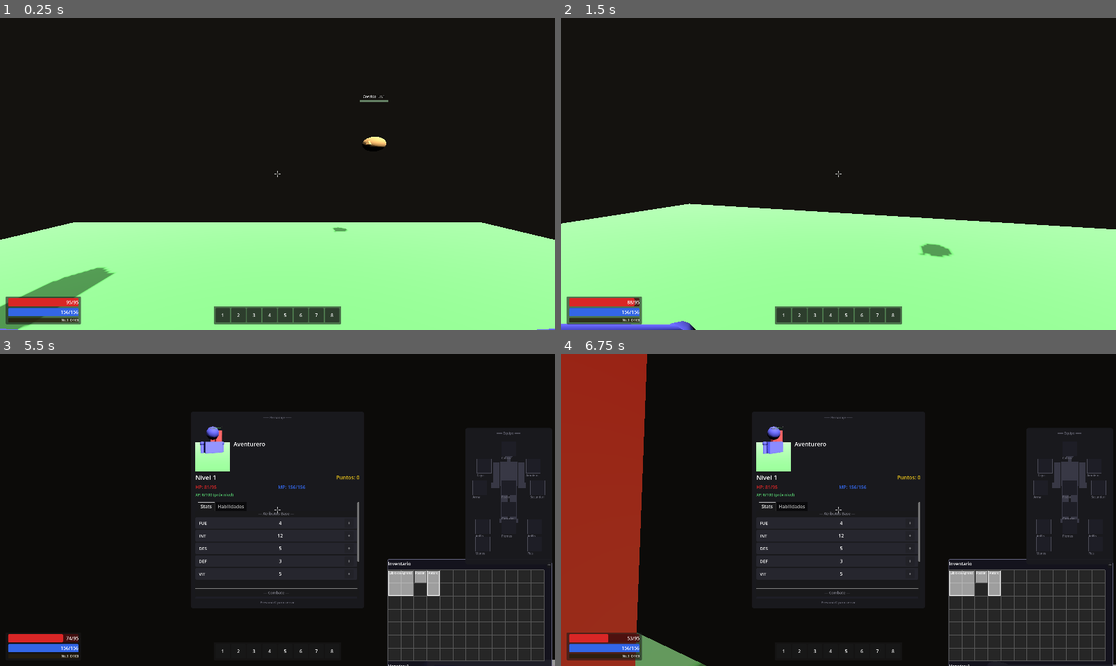
Above: before the commit, frames 1-4 (two rows, left to right).
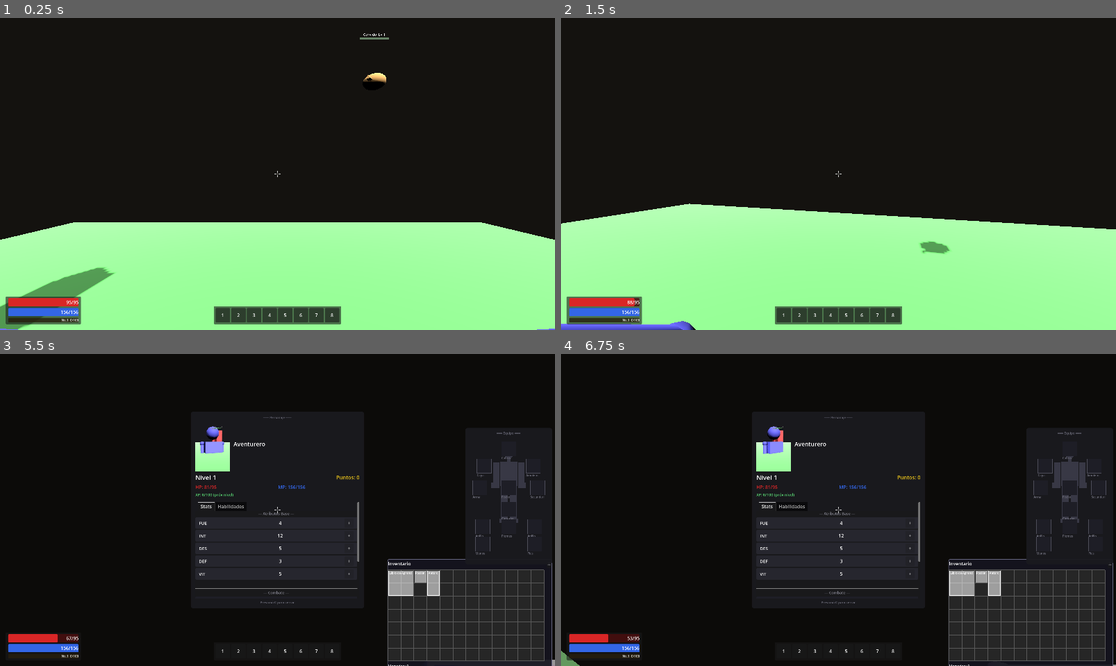
Above: after the commit, the same moments.

Repository: Jouyancito/another-game-of-dungeon
Game: Godot game, scene res://scenes/main/main.tscn
Same seed, same stepped clock (60 frames per second), same inputs: the game is played once before the commit and once after it. This scene is started directly instead of the project's main scene.
Inputs (mouse positions are in pixels of both pictures, inside the frame that each line leads up to):
- Up to frame 1 (0.25 s): no input
- Up to frame 2 (1.5 s): tap Enter at 0.5 s; move the mouse to (866, 174) at 0.52 s; hold Ctrl (crouch) 0.53-1.28 s; hold W (move_forward) from 0.53 s (still down); click (866, 174) at 0.67 s; tap Space (jump) at 0.77 s; move the mouse to (810, 174) at 1.27 s; tap E (interact) at 1.35 s
- Up to frame 3 (5.5 s): tap Space (jump) at 1.52, 3.02, 3.77, 4.52 s; move the mouse to (288, 503) at 2.02 s; hold Shift (sprint) 2.03-2.78 s; move the mouse to (271, 516) at 2.77 s; tap F (toggle_torch) at 2.85 s; click (271, 516) at 2.92 s; move the mouse to (316, 513) at 3.52 s; tap R at 3.6 s; move the mouse to (233, 506) at 4.27 s; tap C at 4.35 s; move the mouse to (277, 510) at 5.02 s; release W (move_forward) at 5.03 s; hold S (move_backward) from 5.03 s (still down); tap Tab at 5.1 s; click (277, 510) at 5.17 s
- Up to frame 4 (6.75 s): release S (move_backward) at 5.75 s; drag from (1071, 497) to (727, 525) at 5.77 s; move the mouse to (960, 494) at 6.52 s; hold W (move_forward) from 6.53 s (still down); hold Ctrl (crouch) from 6.53 s (still down)

The runs differ from the first frame. In frame 1, 0.3% of the frame differs, in the area x 59-71%, y 4-69%; in frame 2, 0.1%; in frame 3, less than 0.1%; in frame 4, 14%, in the area x 0-41%, y 0-100%.

Commit message:
fix: bird flies relative to local ground, not absolute world Y
Antes: fly_height = 3.0 era un Y absoluto del mundo. En terreno con
lomas o zonas elevadas, el ave quedaba ENTERRADA bajo el piso porque
fly_height < ground_y local.

Ahora: fly_altitude (renombrado) es una altura RELATIVA al suelo.
Cada vez que el ave calcula un target de vuelo (spawn, wander pick,
circling), raycastea hacia abajo para encontrar el piso local y
vuela a ground_y + fly_altitude.

Cambios:
- fly_height → fly_altitude (semántica clara)
- _current_fly_y: Y absoluto calculado dinámicamente
- _update_fly_y_at(pos): raycast down helper, actualiza _current_fly_y
- Llamado en: _on_enemy_ready, _pick_wander_target, CIRCLING update
- Todos los usos de fly_height reemplazados por _current_fly_y

Reportado: ave vista bajo tierra moviéndose en la pradera.

Diff:
--- a/game/scenes/enemy/bird.gd
+++ b/game/scenes/enemy/bird.gd
@@ -5,7 +5,7 @@
 ## Ataque en picada: baja, pega, sube de vuelta.
 
 # Vuelo
-@export var fly_height := 3.0
+@export var fly_altitude := 3.0  # altura RELATIVA al suelo local (no Y absoluto)
 @export var wander_radius := 8.0
 @export var wander_interval := 3.0
 @export var dive_speed := 8.0
@@ -22,22 +22,44 @@
 var circle_angle := 0.0
 var dive_cooldown := 0.0
 
+# Y absoluto al que debe apuntar el ave en vuelo (calculado por raycast al suelo)
+var _current_fly_y := 0.0
+
 
 func _on_enemy_ready() -> void:
 	enemy_type = "bird"
 	default_color = Color(0.6, 0.45, 0.25)
 	spawn_position = global_position
-	spawn_position.y = fly_height
-	global_position.y = fly_height
+	_update_fly_y_at(global_position)
+	spawn_position.y = _current_fly_y
+	global_position.y = _current_fly_y
 	_pick_wander_target()
+
+
+## Raycast hacia abajo para calcular a qué Y absoluto debe volar el ave
+## sobre el terreno en `pos` (fly_altitude metros arriba del piso local).
+func _update_fly_y_at(pos: Vector3) -> void:
+	var space := get_world_3d().direct_space_state
+	if space == null:
+		_current_fly_y = pos.y + fly_altitude
+		return
+	var ray_from := Vector3(pos.x, pos.y + 100.0, pos.z)
+	var ray_to := Vector3(pos.x, pos.y - 100.0, pos.z)
+	var query := PhysicsRayQueryParameters3D.create(ray_from, ray_to)
+	query.collision_mask = 1  # Layer World
+	var hit := space.intersect_ray(query)
+	if hit.is_empty():
+		_current_fly_y = pos.y + fly_altitude
+	else:
+		_current_fly_y = hit.position.y + fly_altitude
 
 
 func _apply_gravity(_delta: float) -> void:
 	# Solo mantener altura en idle y circling
 	if state == BirdState.IDLE or state == BirdState.CIRCLING:
-		velocity.y = (fly_height - global_position.y) * 3.0
+		velocity.y = (_current_fly_y - global_position.y) * 3.0
 	elif state == BirdState.RETREATING:
-		velocity.y = (fly_height - global_position.y) * 5.0
+		velocity.y = (_current_fly_y - global_position.y) * 5.0
 
 
 func _should_pursue(distance: float) -> bool:
@@ -50,7 +72,7 @@
 func _idle_behavior(delta: float) -> void:
 	if state == BirdState.RETREATING:
 		# Subiendo después de un picotazo — volver a circling cuando llega arriba
-		if global_position.y >= fly_height - 0.3:
+		if global_position.y >= _current_fly_y - 0.3:
 			state = BirdState.CIRCLING if is_provoked else BirdState.IDLE
 		velocity.x = move_toward(velocity.x, 0.0, speed * delta * 3.0)
 		velocity.z = move_toward(velocity.z, 0.0, speed * delta * 3.0)
@@ -94,14 +116,15 @@
 			)
 
 		BirdState.CIRCLING:
-			# Circular alrededor del jugador a fly_height
+			# Circular alrededor del jugador a altura sobre el suelo local
 			circle_angle += circle_speed * delta
 			var target_pos = target.global_position + Vector3(
 				cos(circle_angle) * circle_radius,
 				0,
 				sin(circle_angle) * circle_radius
 			)
-			target_pos.y = fly_height
+			_update_fly_y_at(target_pos)
+			target_pos.y = _current_fly_y
 
 			var direction = (target_pos - global_position).normalized()
 			velocity.x = direction.x * speed
@@ -139,7 +162,10 @@
 	var angle = randf() * TAU
 	var dist = randf_range(2.0, wander_radius)
 	wander_target = spawn_position + Vector3(cos(angle) * dist, 0, sin(angle) * dist)
-	wander_target.y = fly_height
+	# Recalcular el fly Y para el NUEVO target según el suelo de esa posición
+	# (así el ave no queda enterrada si el terreno cambia de altura)
+	_update_fly_y_at(wander_target)
+	wander_target.y = _current_fly_y
 
 
 func _on_death() -> void:
